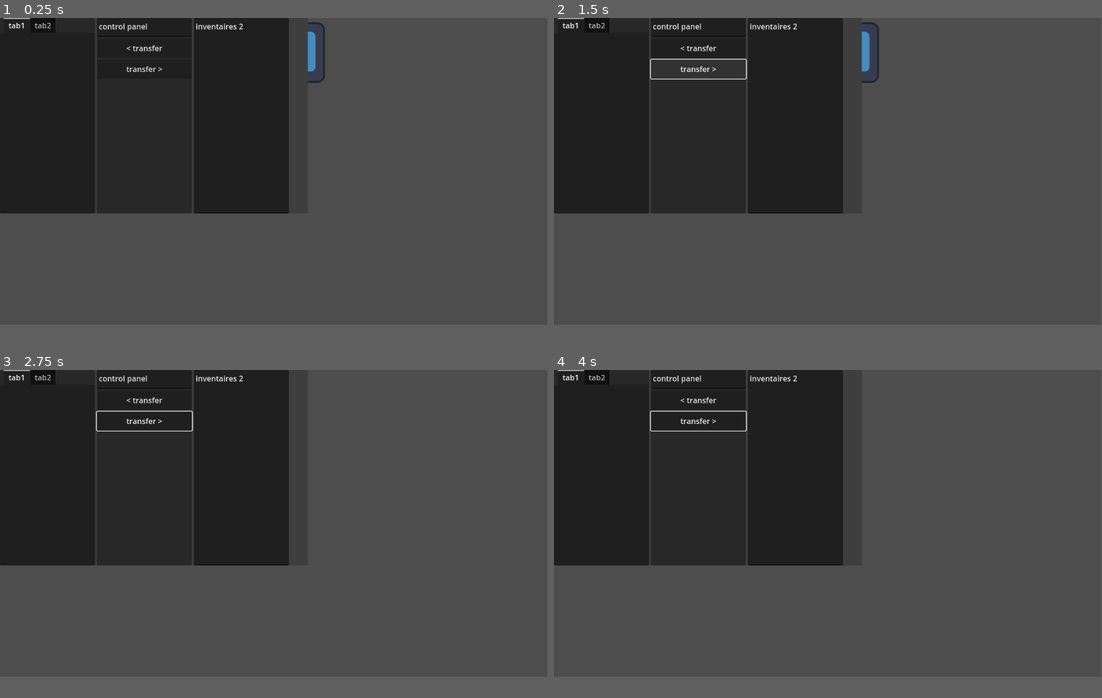
Above: before the commit, frames 1-4 (two rows, left to right).
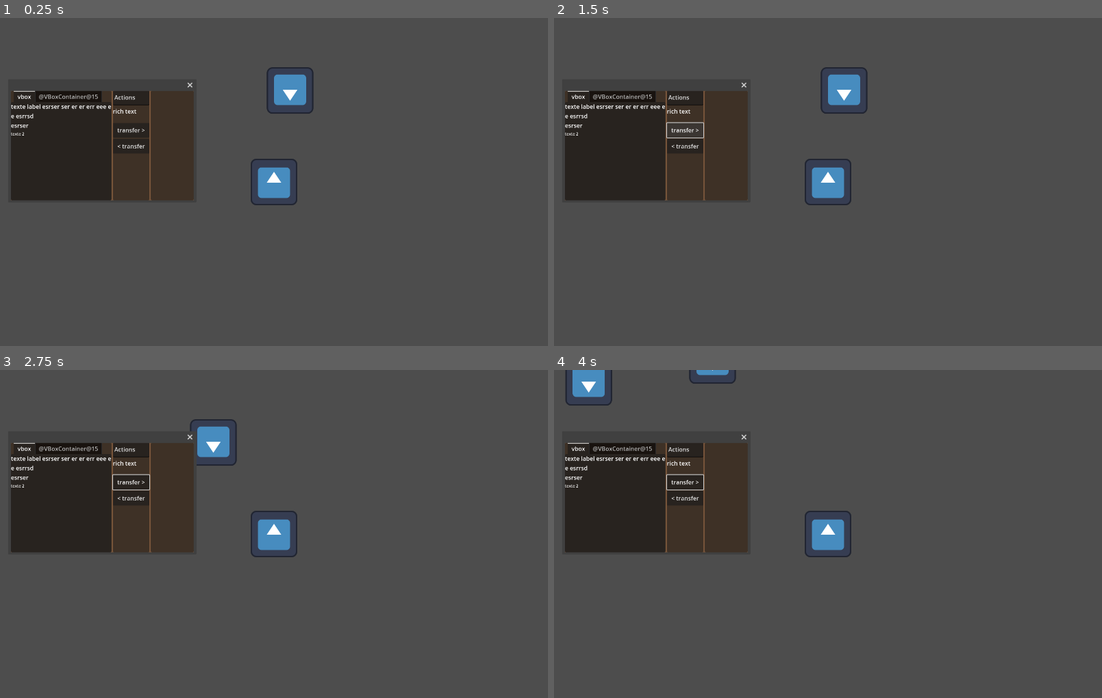
Above: after the commit, the same moments.

Repository: Sylvaindelaforet/logi-game
Game: Godot game, scene res://scenes/main.tscn
Two runs of this game, one before a commit and one after it. Both use one fixed random seed, a clock stepped at 60 frames per second and the inputs below. The engine's default icon, where the game draws it, is replaced by a stand-in: a white triangle on a blue panel in a dark square.
Inputs (mouse positions are in pixels of both pictures, inside the frame that each line leads up to):
- Up to frame 1 (0.25 s): no input
- Up to frame 2 (1.5 s): click "< transfer" at 0.5 s; click "transfer >" at 1.25 s
- Up to frame 3 (2.75 s): tap Enter at 2 s; move the mouse to (131, 432) at 2.02 s; hold D (droite) from 2.03 s (still down); hold Right mouse button (clic_droit) from 2.03 s (still down); click (131, 432) at 2.17 s
- Up to frame 4 (4 s): move the mouse to (745, 406) at 2.77 s; release D (droite) at 2.78 s; release Right mouse button (clic_droit) at 2.78 s; hold S (bas) 2.78-3.53 s; right-click (745, 406) at 2.85 s; click (745, 406) at 2.92 s; move the mouse to (882, 455) at 3.52 s; hold D (droite) from 3.53 s (still down); hold Right mouse button (clic_droit) from 3.53 s (still down)
In our replay, the window is 799x449 before the commit and 800x480 after it. These sizes can differ from the game's own. Grey fills any space a smaller window leaves; there, only what the larger window draws over its background counts as a difference.

The runs differ from the first frame. In frame 1, 21% of the frame differs, in the area x 0-60%, y 0-60%; in frame 2, 21%; in frame 3, 20%; in frame 4, 20%.

Commit message:
début inventaire

Diff:
--- a/objets/stack.gd
+++ b/objets/stack.gd
@@ -45,6 +45,18 @@
 		for key in modified_caracteristiques.keys():
 			print("    carac : ", key, " value : ", modified_caracteristiques[key])
 
+func f_to_string():
+	var string: String = ""
+	if chose.is_denombrable:
+		string = chose.nom
+		for key in chose_quantities.keys():
+			string = string + "\n    masse : " + String.num(key) + " x" + String.num(chose_quantities[key])
+	else:
+		string = chose.nom + " : " + String.num(masse_totale)
+	if not modified_caracteristiques.is_empty():
+		for key in modified_caracteristiques.keys():
+			string = string + "\n    carac : " + String.num(key) + " value : " + modified_caracteristiques[key].to_string()
+	return string
 
 func equals (other_stack:Stack):
 	if other_stack.modified_caracteristiques.is_empty() and modified_caracteristiques.is_empty():
--- a/project.godot
+++ b/project.godot
@@ -14,6 +14,11 @@
 run/main_scene="res://scenes/main.tscn"
 config/features=PackedStringArray("4.1", "Forward Plus")
 config/icon="res://icon.svg"
+
+[display]
+
+window/size/viewport_width=1500
+window/size/viewport_height=900
 
 [dotnet]
 
--- a/scenes/main.tscn
+++ b/scenes/main.tscn
@@ -1,7 +1,8 @@
-[gd_scene load_steps=4 format=3 uid="uid://bt6qnpk42agfx"]
+[gd_scene load_steps=5 format=3 uid="uid://bt6qnpk42agfx"]
 
 [ext_resource type="PackedScene" uid="uid://dgevsb2hcuk3b" path="res://scenes/coffre.tscn" id="1_g27gp"]
 [ext_resource type="PackedScene" uid="uid://6rx6j31ng6sc" path="res://scenes/player.tscn" id="2_pxqga"]
+[ext_resource type="PackedScene" uid="uid://2de6xd41lo4k" path="res://ui/window_inventaire.tscn" id="4_ntnnj"]
 [ext_resource type="PackedScene" uid="uid://d16jlic470g2h" path="res://ui/hud.tscn" id="8_x1fet"]
 
 [node name="Main" type="Node2D"]
@@ -19,3 +20,6 @@
 visible = false
 
 [node name="HUD" parent="." instance=ExtResource("8_x1fet")]
+
+[node name="Window_Inventaire" parent="HUD" instance=ExtResource("4_ntnnj")]
+position = Vector2i(30, 200)
--- a/script/inventaire.gd
+++ b/script/inventaire.gd
@@ -10,7 +10,7 @@
 func print_inventory():
 	print("print de l'inventaire : ")
 	for stack in stacks:
-		stack.f_print_stack()
+		print(stack.f_to_string())
 
 
 # must be either {nombre(int) : masse (float)} either float
--- a/ui/hud.tscn
+++ b/ui/hud.tscn
@@ -1,11 +1,8 @@
-[gd_scene load_steps=3 format=3 uid="uid://d16jlic470g2h"]
+[gd_scene load_steps=2 format=3 uid="uid://d16jlic470g2h"]
 
 [ext_resource type="Script" path="res://script/hud_script.gd" id="1_0fn4d"]
-[ext_resource type="PackedScene" uid="uid://b4g8ralhapcnc" path="res://ui/inventaire_ui.tscn" id="2_n11n5"]
 
 [node name="HUD" type="CanvasLayer"]
 script = ExtResource("1_0fn4d")
 
 [node name="ClicDroit" type="PopupMenu" parent="."]
-
-[node name="Inventaire_UI" parent="." instance=ExtResource("2_n11n5")]
--- a/ui/inventaire_ui.tscn
+++ b/ui/inventaire_ui.tscn
@@ -50,6 +50,14 @@
 visible = false
 layout_mode = 2
 
+[node name="Control" type="Control" parent="ColorRect/HBoxContainer/Panel/TabContainer"]
+visible = false
+layout_mode = 2
+
+[node name="Control2" type="Control" parent="ColorRect/HBoxContainer/Panel/TabContainer"]
+visible = false
+layout_mode = 2
+
 [node name="Panel2" type="Panel" parent="ColorRect/HBoxContainer"]
 custom_minimum_size = Vector2(200, 100)
 layout_mode = 2
--- /dev/null
+++ b/ui/window_inventaire.gd
@@ -0,0 +1,22 @@
+extends Window
+
+
+var vbox:VBoxContainer
+
+var tabcontainer:TabContainer
+
+# Called when the node enters the scene tree for the first time.
+func _ready():
+	tabcontainer = $ColorRect/HBoxContainer/PanelContainer/TabContainer
+	vbox = VBoxContainer.new()
+
+	var texte = RichTextLabel.new()
+	texte.text = "item 1"
+	var texte2 = RichTextLabel.new()
+	texte2.text = "item 2"
+
+	tabcontainer.add_child(vbox)
+
+
+	vbox.add_child(texte)
+	vbox.add_child(texte2)
--- /dev/null
+++ b/ui/window_inventaire.tscn
@@ -0,0 +1,82 @@
+[gd_scene load_steps=2 format=3 uid="uid://2de6xd41lo4k"]
+
+[ext_resource type="Script" path="res://ui/window_inventaire.gd" id="1_h61jk"]
+
+[node name="Window_Inventaire" type="Window"]
+position = Vector2i(0, 36)
+size = Vector2i(500, 300)
+min_size = Vector2i(500, 300)
+max_size = Vector2i(1500, 1100)
+script = ExtResource("1_h61jk")
+
+[node name="ColorRect" type="ColorRect" parent="."]
+anchors_preset = 15
+anchor_right = 1.0
+anchor_bottom = 1.0
+grow_horizontal = 2
+grow_vertical = 2
+color = Color(0.462745, 0.329412, 0.227451, 1)
+
+[node name="HBoxContainer" type="HBoxContainer" parent="ColorRect"]
+layout_mode = 1
+anchors_preset = 15
+anchor_right = 1.0
+anchor_bottom = 1.0
+grow_horizontal = 2
+grow_vertical = 2
+
+[node name="PanelContainer" type="PanelContainer" parent="ColorRect/HBoxContainer"]
+custom_minimum_size = Vector2(50, 0)
+layout_mode = 2
+size_flags_horizontal = 3
+
+[node name="TabContainer" type="TabContainer" parent="ColorRect/HBoxContainer/PanelContainer"]
+layout_mode = 2
+metadata/_edit_use_anchors_ = true
+
+[node name="vbox" type="VBoxContainer" parent="ColorRect/HBoxContainer/PanelContainer/TabContainer"]
+layout_mode = 2
+
+[node name="Label" type="Label" parent="ColorRect/HBoxContainer/PanelContainer/TabContainer/vbox"]
+layout_mode = 2
+text = "texte label esrser ser er er err eee e
+e esrrsd
+esrser
+"
+
+[node name="Label2" type="Label" parent="ColorRect/HBoxContainer/PanelContainer/TabContainer/vbox"]
+layout_mode = 2
+theme_override_font_sizes/font_size = 11
+text = "texte 2"
+
+[node name="PanelContainer2" type="PanelContainer" parent="ColorRect/HBoxContainer"]
+custom_minimum_size = Vector2(100, 0)
+layout_mode = 2
+
+[node name="VBoxContainer" type="VBoxContainer" parent="ColorRect/HBoxContainer/PanelContainer2"]
+layout_mode = 2
+
+[node name="TextEdit" type="TextEdit" parent="ColorRect/HBoxContainer/PanelContainer2/VBoxContainer"]
+custom_minimum_size = Vector2(0, 40)
+layout_mode = 2
+text = "Actions"
+
+[node name="RichTextLabel" type="RichTextLabel" parent="ColorRect/HBoxContainer/PanelContainer2/VBoxContainer"]
+custom_minimum_size = Vector2(0, 40)
+layout_mode = 2
+text = "rich text "
+
+[node name="Button" type="Button" parent="ColorRect/HBoxContainer/PanelContainer2/VBoxContainer"]
+custom_minimum_size = Vector2(0, 40)
+layout_mode = 2
+text = "transfer >"
+
+[node name="Button2" type="Button" parent="ColorRect/HBoxContainer/PanelContainer2/VBoxContainer"]
+custom_minimum_size = Vector2(0, 40)
+layout_mode = 2
+text = "< transfer"
+
+[node name="PanelContainer3" type="PanelContainer" parent="ColorRect/HBoxContainer"]
+custom_minimum_size = Vector2(50, 0)
+layout_mode = 2
+size_flags_horizontal = 3
